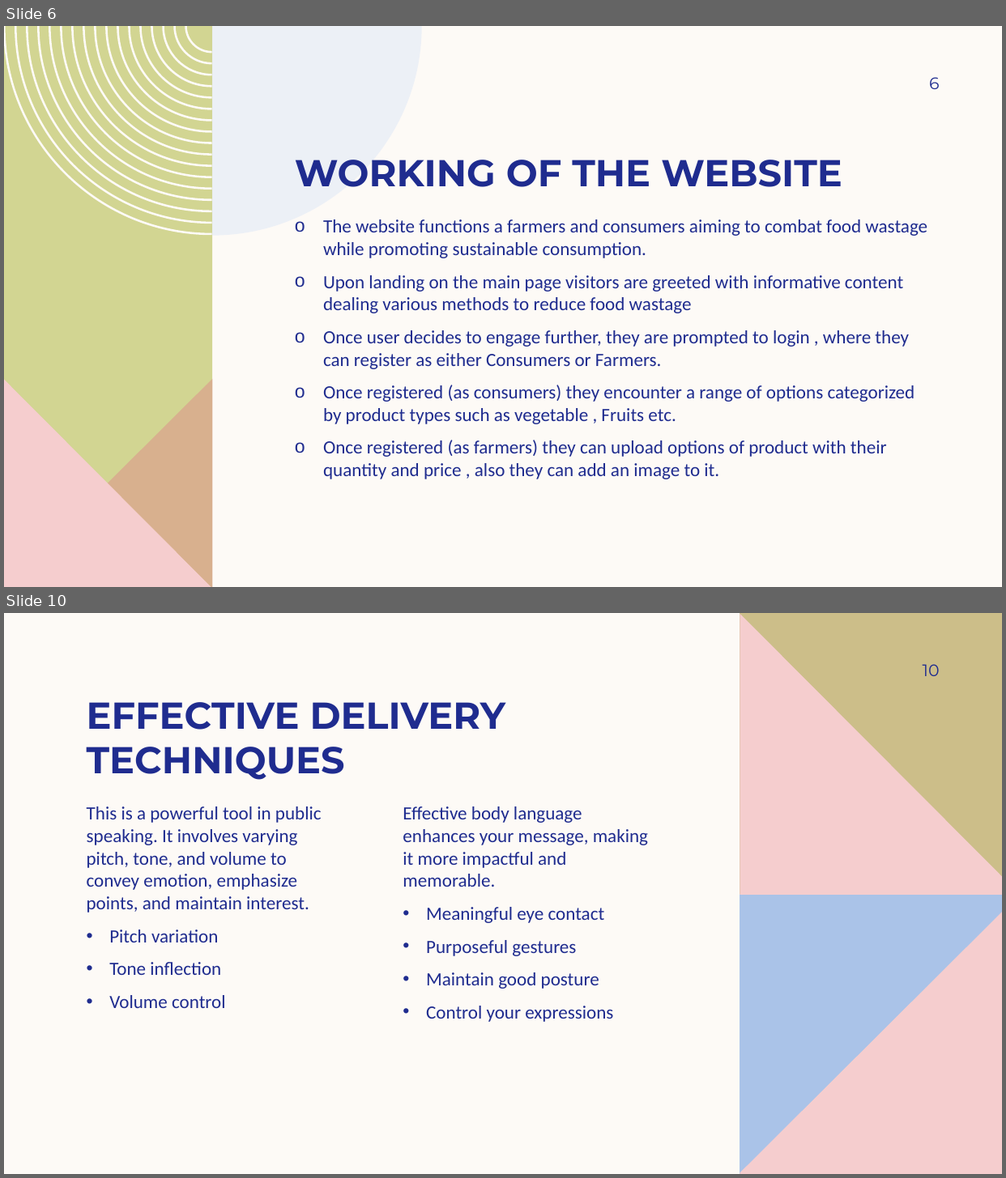
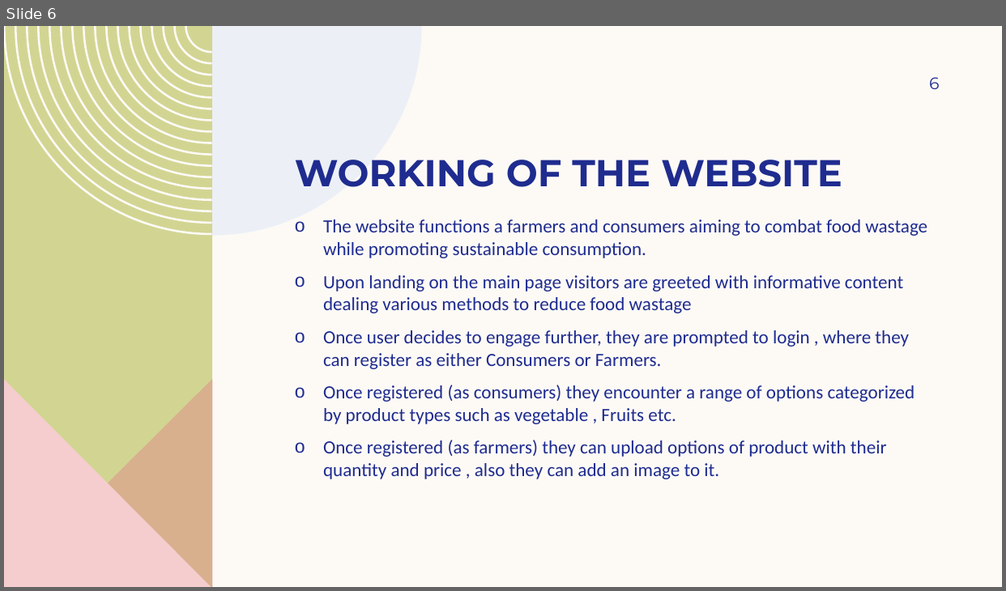
Before and after one commit to srr17/HackathonACMNEXUS, a slide deck: CROP LINK.pptx. Shown one above the other, each under a label of ours: slides 6 and 10 before the commit, slide 6 after it; the slides between them are not shown. The pictures are 1006x1178 and 1006x591 pixels, drawn with LibreOffice and Linux fonts; fonts in the diff are those of the drawing. Boxes give left, top, right and bottom in pixels: in the first picture for what was removed or moved away, otherwise in the second. Text is boxed around its words. In the diff, an @@ line names an element or a change of style, - is before the commit and + after.

```diff
--- a/CROP LINK.pptx
+++ b/CROP LINK.pptx
@@ slide 10 removed at (4,613,1002,1174), background #FDFAF6 @@
@@ freeform shape removed at (740,613,1002,895) @@
@@ freeform shape removed at (740,614,1002,895) @@
@@ page number removed at (923,664,940,676) @@
-10
@@ title removed at (87,702,505,780) @@
-EFFECTIVE DELIVERY TECHNIQUES
@@ text removed at (87,807,322,1008) @@
-This is a powerful tool in public speaking. It involves varying pitch, tone, and volume to convey emotion, emphasize points, and maintain interest.
-  • Pitch variation
-  • Tone inflection
-  • Volume control
@@ text removed at (403,807,648,1022) @@
-Effective body language enhances your message, making it more impactful and memorable.
-  • Meaningful eye contact
-  • Purposeful gestures
-  • Maintain good posture
-  • Control your expressions
@@ freeform shape removed at (740,894,1002,1174) @@
@@ freeform shape removed at (740,913,1002,1174) @@
```
Also in this commit, not shown: 4 slides changed, 9 slides added, 5 other slides removed.
